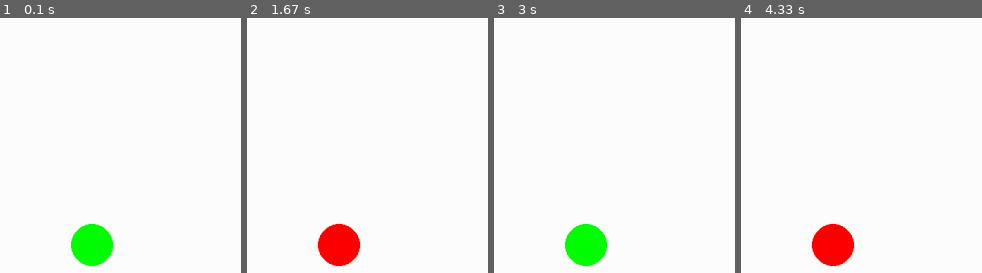
Above: before the commit, frames 1-4 (left to right).
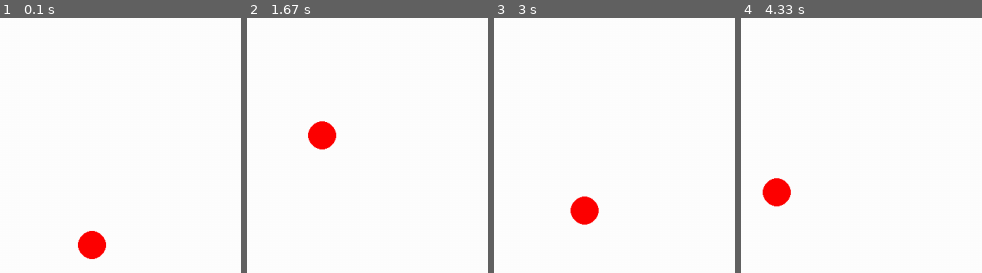
Above: after the commit, the same moments.

Repository: tonziu/pygame_projects
Game: pygame game, started from cant_touch_me/cant_touch_me.py
Same seed, same stepped clock (60 frames per second), same inputs: the game is played once before the commit and once after it.
Inputs (mouse positions are in pixels of both pictures, inside the frame that each line leads up to):
- Up to frame 1 (0.1 s): no input
- Up to frame 2 (1.67 s): click (outside the picture) at 0.38 s
- Up to frame 3 (3 s): click (604, 74) at 1.75 s; click (outside the picture) at 2.22 s; click (outside the picture) at 2.55 s
- Up to frame 4 (4.33 s): click (873, 224) at 4.25 s

The runs differ from the first frame. In frame 1, 2.3% of the frame differs, in the area x 29-48%, y 80-98%; in frame 2, 3.4%; in frame 3, 3.4%; in frame 4, 3.4%, in the area x 8-48%, y 62-98%.

Commit message:
directional movement added

Diff:
--- a/cant_touch_me/cant_touch_me.py
+++ b/cant_touch_me/cant_touch_me.py
@@ -13,24 +13,22 @@
 WIN_H = 720
 WIN_W = int(ASPECT_RATIO * WIN_H)
 
-RADIUS = 30
+RADIUS = 20
 
 WHITE = (255, 255, 255)
 RED = (255, 0, 0)
 GREEN = (0, 255, 0)
+BLACK = (0, 0, 0)
 
-FPS = 30
+FPS = 60
 
 class Circle:
     def __init__(self, canvas, radius = RADIUS, color = RED):
         self.canvas = canvas
-        self.surface = pygame.Surface((radius, radius)).convert()
         self.radius = radius
         self.color = color
-        self.surface.fill(self.color)
         self.center = [int(self.canvas.get_size()[0]/2),
                        int(self.canvas.get_size()[1]/2)]
-
 
     def render(self):
         pygame.draw.circle(self.canvas, self.color, self.center, self.radius)
@@ -38,6 +36,8 @@
 class App:
     def __init__(self, width = WIN_W, height = WIN_H):
         self.window = pygame.display.set_mode((width, height))
+        self.width = width
+        self.height = height
         pygame.display.set_caption("Can't touch me: demo")
         self.background = pygame.Surface((width, height)).convert()
         self.background.fill(WHITE)
@@ -54,10 +54,27 @@
 
     def _update(self):
         distance = math.dist(pygame.mouse.get_pos(), self.circle.center)
-        if (distance > self.circle.radius*6):
-            self.circle.color = GREEN
-        else:
-            self.circle.color = RED
+
+        diff_x = pygame.mouse.get_pos()[0] - self.circle.center[0]
+        diff_y = pygame.mouse.get_pos()[1] - self.circle.center[1]
+
+        angle = math.atan2(diff_y, diff_x)
+
+        if (distance < self.circle.radius*10):
+            self.circle.center[0] -= math.cos(angle)*(1000/distance)
+            self.circle.center[1] -= math.sin(angle)*(1000/distance)
+
+        if (self.circle.center[0] + self.circle.radius > self.width):
+            self.circle.center[0] = self.circle.radius * 7
+
+        if (self.circle.center[1] + self.circle.radius > self.height):
+            self.circle.center[1] = self.circle.radius * 7
+
+        if (self.circle.center[0] < 0):
+            self.circle.center[0] = self.width - self.circle.radius*7
+
+        if (self.circle.center[1] < 0):
+            self.circle.center[1] = self.height - self.circle.radius*7
 
     def _render(self):
         self.window.blit(self.background, (0, 0))
